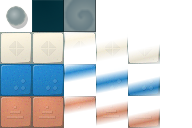
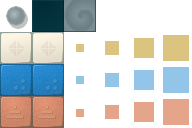
Layered file, before and after one edit (192px x 128px). Changes by layer:
added layer "GoalsA" (50%) above "Composite" over [75, 34, 189, 126]
hid "Composite" over [64, 32, 160, 128]
